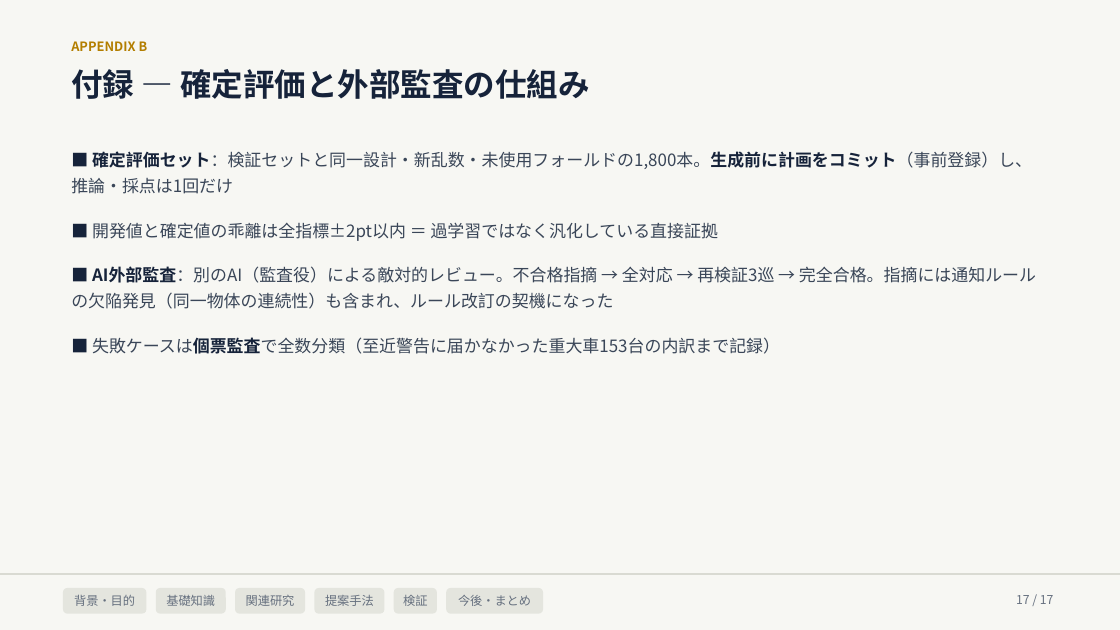
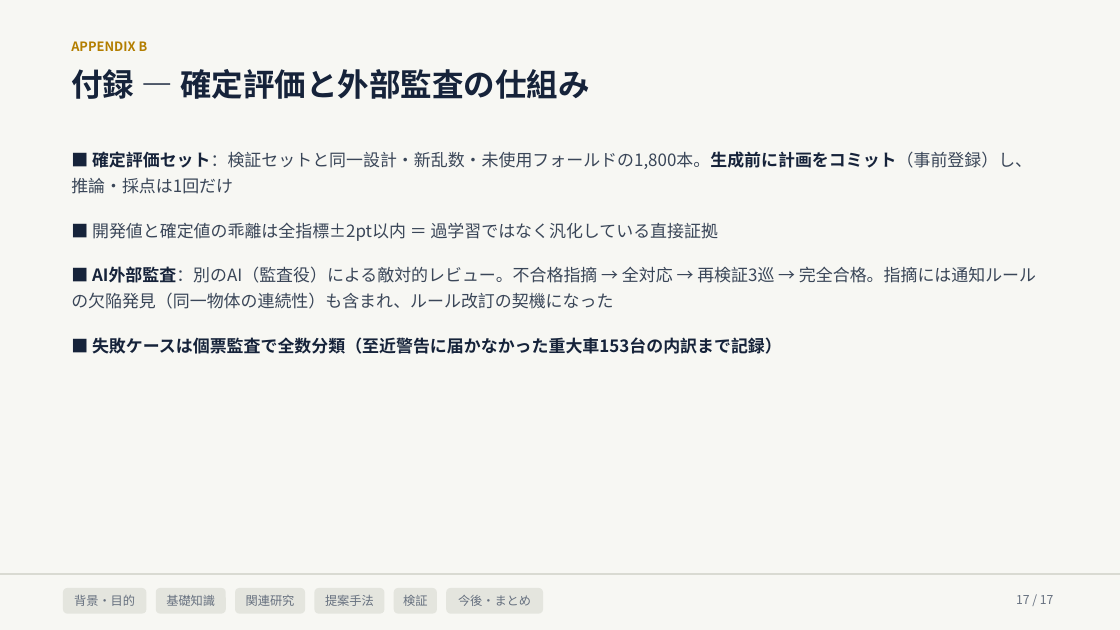
Before and after one commit to Noosdoo/outdoor-seld-sim, a slide deck: slide 17 of md/seminar/中間発表スライド_2026-08-10.pptx. Drawn at 1120x630 pixels with LibreOffice and Linux fonts; fonts in the diff are those of the drawing. Boxes give left, top, right and bottom in pixels: in the first picture for what was removed or moved away, otherwise in the second. Text is boxed around its words. In the diff, an @@ line names an element or a change of style, - is before the commit and + after.

```diff
--- a/md/seminar/中間発表スライド_2026-08-10.pptx
+++ b/md/seminar/中間発表スライド_2026-08-10.pptx
@@ text at <box>92,337,782,354</box>: text colour #3A4658 to #16233A, bold on in "失敗ケースは個票監査で全数分類（至近警告に届かなかった重大車153台の内訳まで記録）" @@
```
Also in this commit, not shown: 3 other slides changed, 1 other file.
